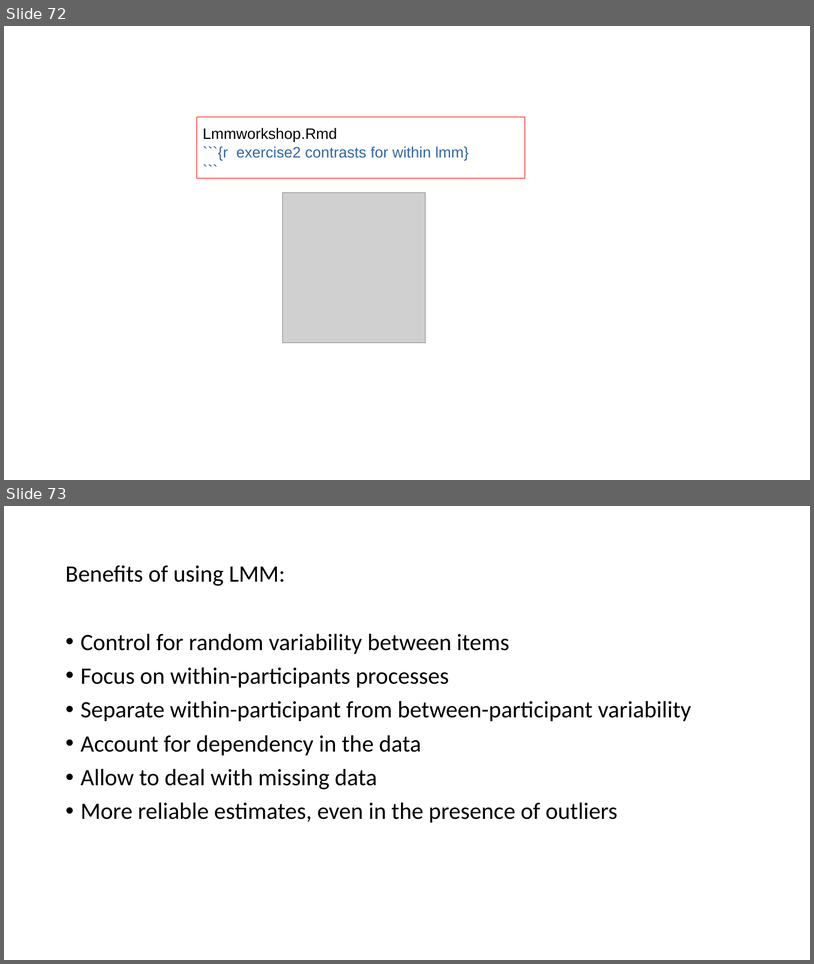
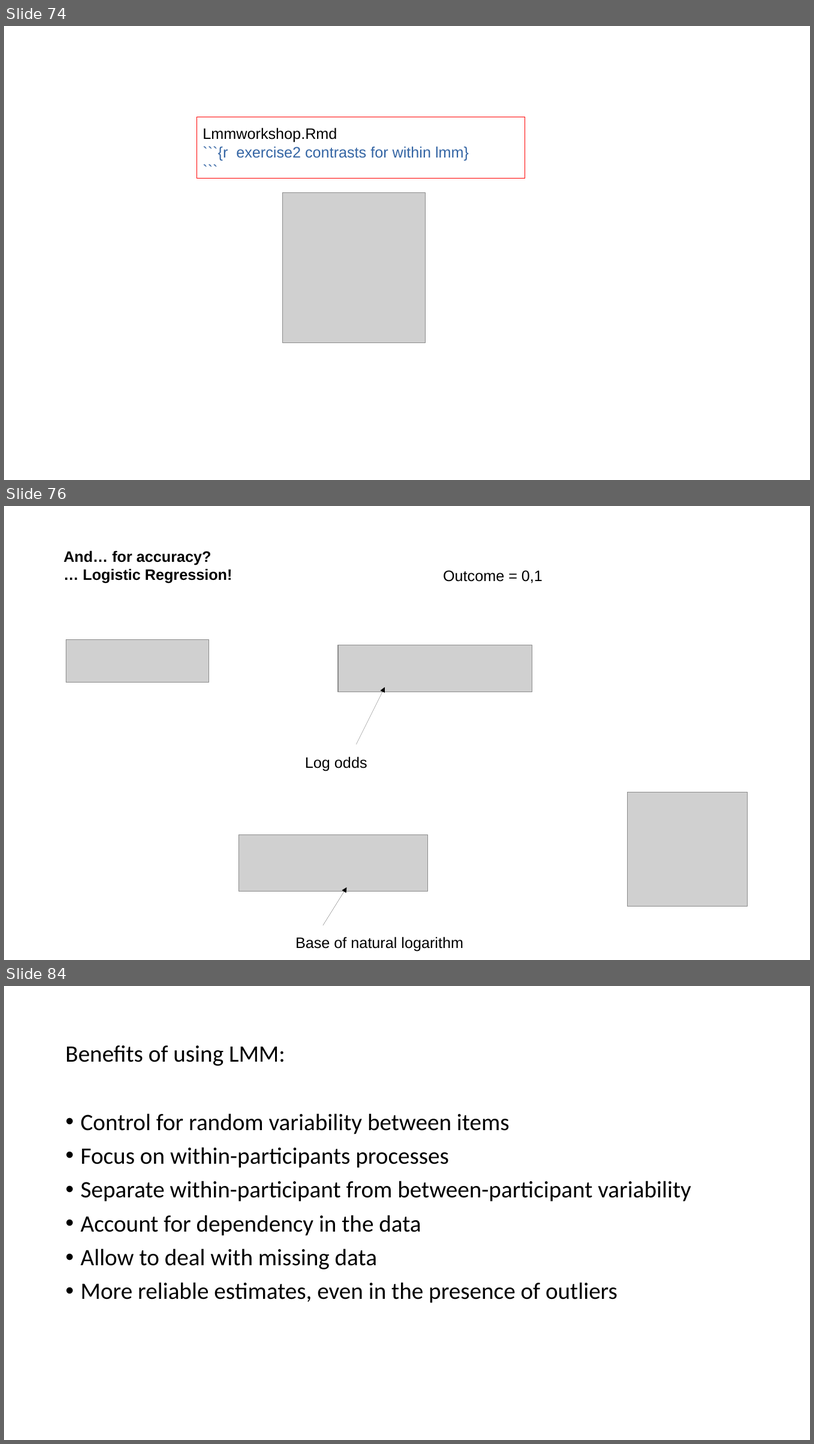
Before and after one commit to FPupillo/LMM_workshop, a slide deck: PPT_LMM.odp. Shown one above the other, each under a label of ours: slides 72 and 73 before the commit, slides 74, 76 and 84 after it; the slides between them are not shown. The pictures are 814x964 and 814x1444 pixels, drawn with LibreOffice and Linux fonts; fonts in the diff are those of the drawing; grey boxes stand for pictures. Boxes give left, top, right and bottom in pixels: in the first picture for what was removed or moved away, otherwise in the second. Text is boxed around its words. In the diff, an @@ line names an element or a change of style, - is before the commit and + after.

```diff
--- a/PPT_LMM.odp
+++ b/PPT_LMM.odp
@@ slide 76 added at (4, 506, 810, 960), background #FFFFFF @@
@@ text added at (63, 550, 233, 583), 18 pt, text #000000, bold @@
+And… for accuracy?
+… Logistic Regression!
@@ text added at (443, 570, 543, 583), 18 pt, text #000000 @@
+Outcome = 0,1
@@ picture added at (66, 640, 209, 682) @@
@@ picture added at (339, 645, 533, 692) @@
@@ arrow added from (357, 744) to (385, 687), #000000 0 pt @@
@@ text added at (305, 756, 368, 771), 18 pt, text #000000 @@
+Log odds
@@ picture added at (628, 792, 748, 906) @@
@@ picture added at (239, 834, 428, 891) @@
@@ arrow added from (323, 925) to (347, 887), #000000 0 pt @@
@@ text added at (296, 936, 464, 951), 18 pt, text #000000 @@
+Base of natural logarithm
@@ what was slide 72 is now slide 74 @@
@@ what was slide 73 is now slide 84 @@
```
Also in this commit, not shown: 9 slides changed, 12 other slides added, 1 slide removed, 17 other files.
